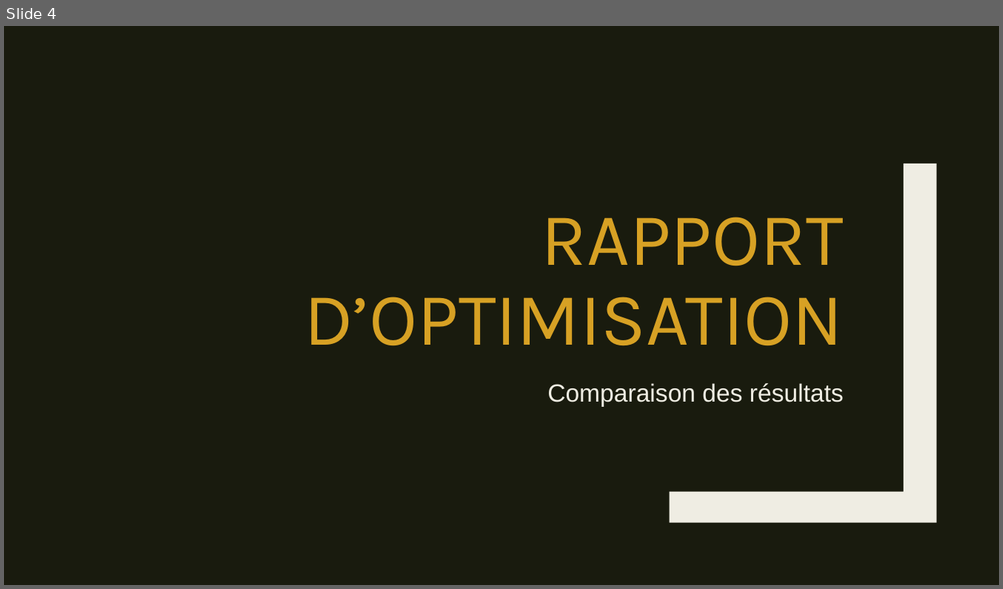
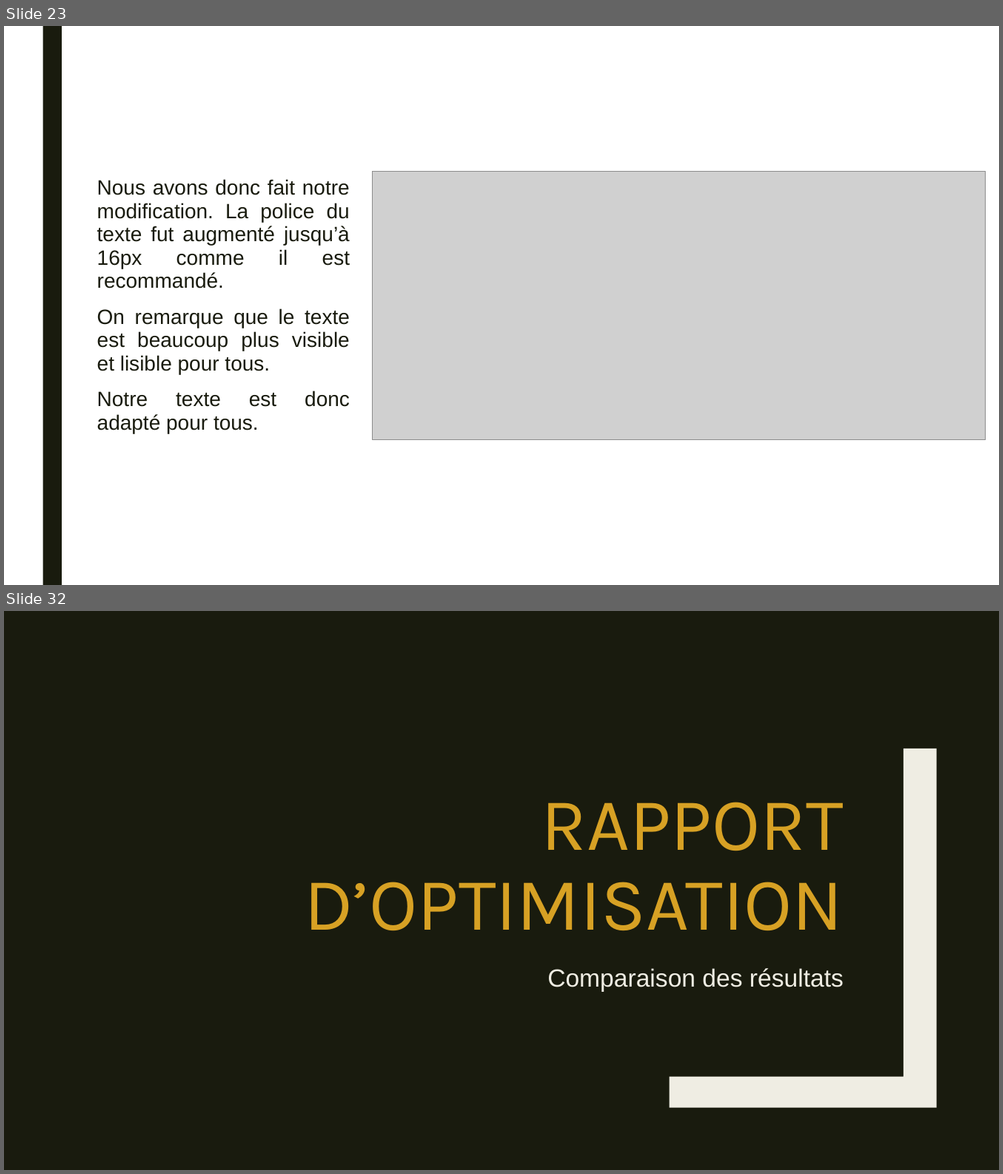
Before and after one commit to Amine-Be/Projet-4, a slide deck: P4_02_Recommandations.pptx. Shown one above the other, each under a label of ours: slide 4 before the commit, slides 23 and 32 after it; the slides between them are not shown. The pictures are 1003x589 and 1003x1174 pixels, drawn with LibreOffice and Linux fonts; fonts in the diff are those of the drawing; grey boxes stand for pictures. Boxes give left, top, right and bottom in pixels: in the first picture for what was removed or moved away, otherwise in the second. Text is boxed around its words. In the diff, an @@ line names an element or a change of style, - is before the commit and + after.

```diff
--- a/P4_02_Recommandations.pptx
+++ b/P4_02_Recommandations.pptx
@@ slide 23 added at <box>4,26,999,585</box>, background #FFFFFF @@
@@ rectangle added at <box>42,26,62,585</box>, fill #191B0E @@
@@ text added at <box>97,179,350,434</box>, 20 pt, text #191B0E @@
+Nous avons donc fait notre modification. La police du texte fut augmenté jusqu’à 16px comme il est recommandé.
+On remarque que le texte est beaucoup plus visible et lisible pour tous.
+Notre texte est donc adapté pour tous.
@@ picture added at <box>373,171,986,440</box> @@
@@ what was slide 4 is now slide 32 @@
```
Also in this commit, not shown: 1 slide changed, 27 other slides added.
